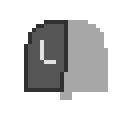
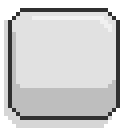
Layered file, before and after one edit (128 × 128). Changes by layer:
added layer "Capa 14" in group "Grupo 1 copia 2" over [8, 8, 120, 120]
added layer "Capa 16" (20%) in group "Grupo 1 copia 2" over [4, 20, 116, 128]
added layer "Capa 17" (soft light) in group "Grupo 1 copia 2" over [32, 16, 112, 32]
added layer "Capa 15" in group "Grupo 1 copia 2" over [12, 8, 116, 116]
hid group "raton" (5 layers) over [24, 20, 108, 112]
